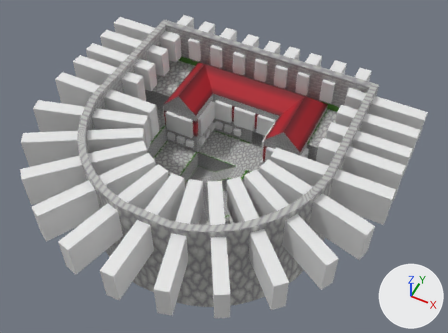
What one commit did to the glTF model GodotProject2/models/theater.glb.
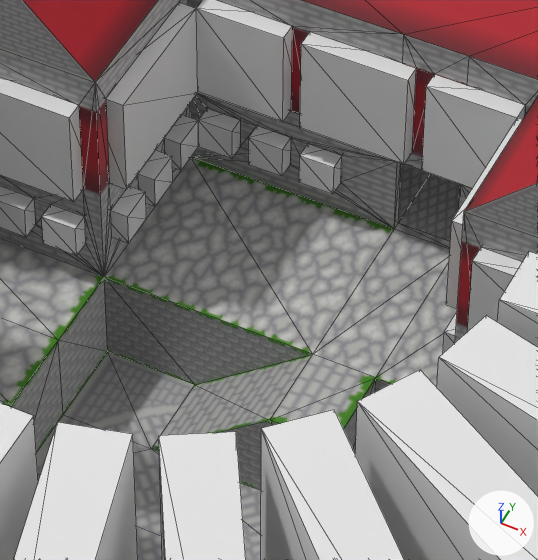
Old and new are each drawn whole from a 50 mm camera at (5.08, -9.47, 13.48) aimed at (0.33, 0.03, 1.6) and again close up on the part from 40% to 62% of the width and 30% to 61% of the height. Lighting does not change. The marker at lower right points along +X, +Y and +Z. The close-ups show mesh edges as thin lines. Where no turn or scale is listed for an object, it has been applied to the vertices. Vertices at the same position are counted once.

Objects in the first close-up: 'Temple', 'WindowCutouts'.
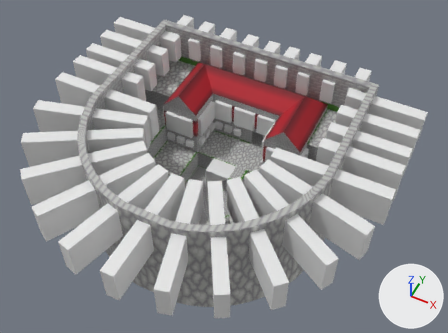
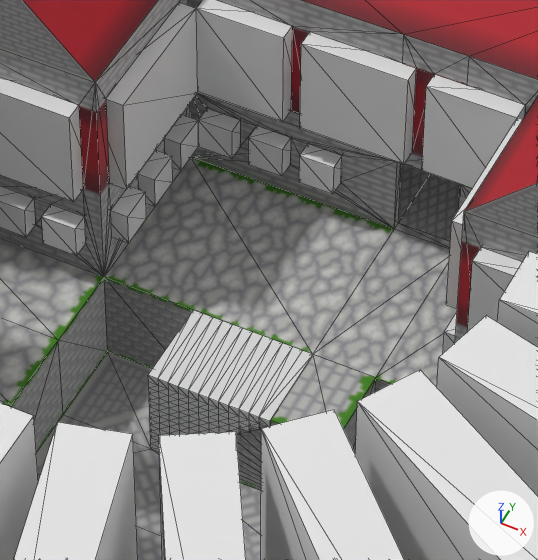
Changed parts and their boxes (x1, y1, x2, y2) in the close-ups (538 x 560 px):
'Steps', added
    after: (148, 310, 313, 453)
part 1 of me_cylinder, built on
    both: (0, 139, 375, 560)

Patch to the scene script:
```diff
--- a/GodotProject2/models/theater.glb.py
+++ b/GodotProject2/models/theater.glb.py
@@ me_cylinder @@
 # used by ob_temple; location = (0.0, 0.0, 0.0)
-me_cylinder.from_pydata(...)  # 950 vertices, 2118 faces; spans x -3.18..3.18, y -3.13..3.2, z -0.1..3.01
+me_cylinder.from_pydata(...)  # 1004 vertices, 2225 faces; spans x -3.18..3.18, y -3.13..3.2, z -0.1..3.01
+# me_cylinder part 1
+# 18 vertices are removed from x -2.1..2.1, y 1.1..3.0, z 0.8..2.51
+# 105 faces are deleted
+# 49 vertices are added at x -0.47..0.22, y 0.5..1.0, z 0.0..0.59
+# 23 new vertices lie (0.0, 0.5, 0.0) away from vertices in x -0.41..0.22, y 0.5, z 0.0..0.54
+# 212 new faces join them
 me_cylinder.materials.append(mat_material_001)
@@ me_cube_001 @@
+me_cube_001.from_pydata(...)  # 206 vertices, 408 faces; spans x -0.666..0.03, y -0.45..0.058, z -0.566..0.026
@@ ob_steps @@
+ob_steps = bpy.data.objects.new('Steps', me_cube_001)
+ob_steps.location = (0.194, 0.941, 0.566)
```
